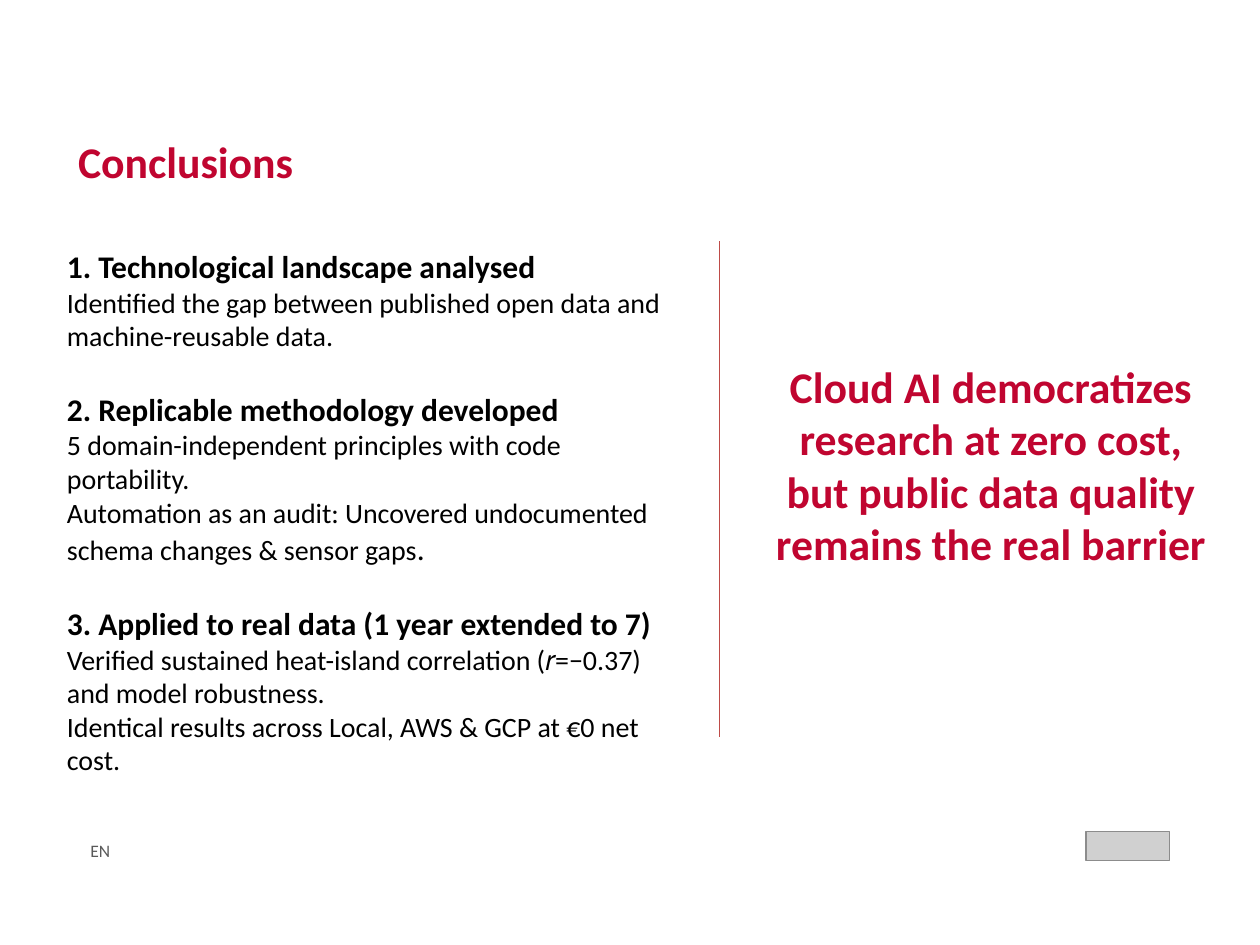
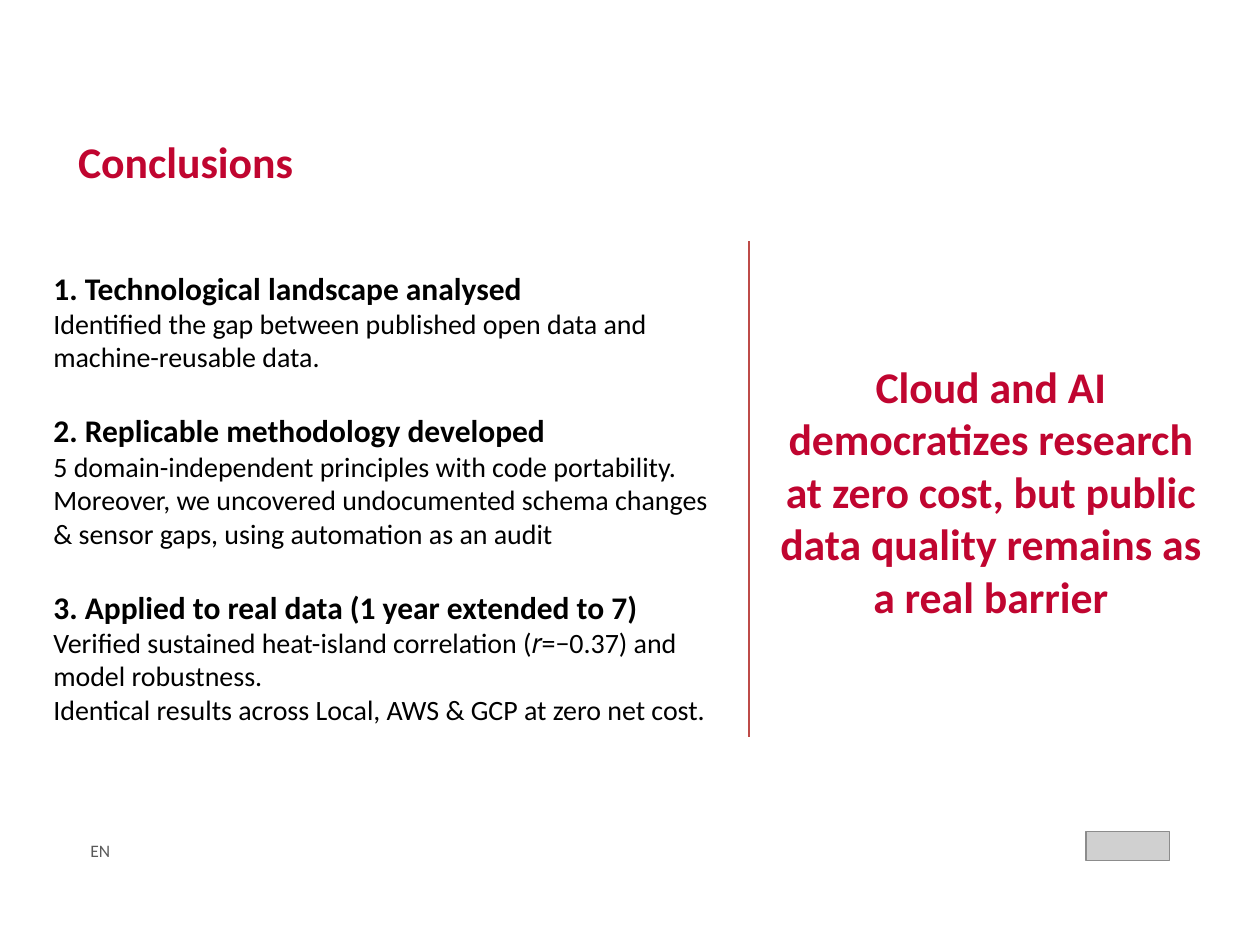
Before and after one commit to crismo04/TFM-cloud-soliutions-to-public-data, a slide deck: slide 31 of master's thesis/TFM_MII_Cloud_AI_PublicData_MolinaCristian_2026.pptx (slide 30 before the commit). Drawn at 1260x945 pixels with LibreOffice and Linux fonts; fonts in the diff are those of the drawing; grey boxes stand for pictures; background and template pictures are left out. Boxes give left, top, right and bottom in pixels: in the first picture for what was removed or moved away, otherwise in the second. Text is boxed around its words. In the diff, an @@ line names an element or a change of style, - is before the commit and + after.

```diff
--- a/master's thesis/TFM_MII_Cloud_AI_PublicData_MolinaCristian_2026.pptx
+++ b/master's thesis/TFM_MII_Cloud_AI_PublicData_MolinaCristian_2026.pptx
@@ text "1. Technological landscape analysed": place and size @@
-text "1. Technological landscape analysed" at [67, 256, 660, 771]
+text "1. Technological landscape analysed" at [53, 278, 707, 724]
@@ line moved from (719, 241) - (719, 737) to (748, 241) - (748, 737) @@
@@ text at [780, 372, 1201, 614]: text changed @@
-Cloud AI democratizes research at zero cost, but public data quality remains the real barrier
+Cloud and AI democratizes research at zero cost, but public data quality remains as a real barrier
@@ text at [53, 490, 707, 549]: text changed @@
-Automation as an audit: Uncovered undocumented schema changes & sensor gaps.
+Moreover, we uncovered undocumented schema changes & sensor gaps, using automation as an audit
@@ text at [53, 700, 704, 724]: text changed @@
-Identical results across Local, AWS & GCP at €0 net cost.
+Identical results across Local, AWS & GCP at zero net cost.
```
Also in this commit, not shown: 22 other slides changed, 1 slide added, 9 other files.
